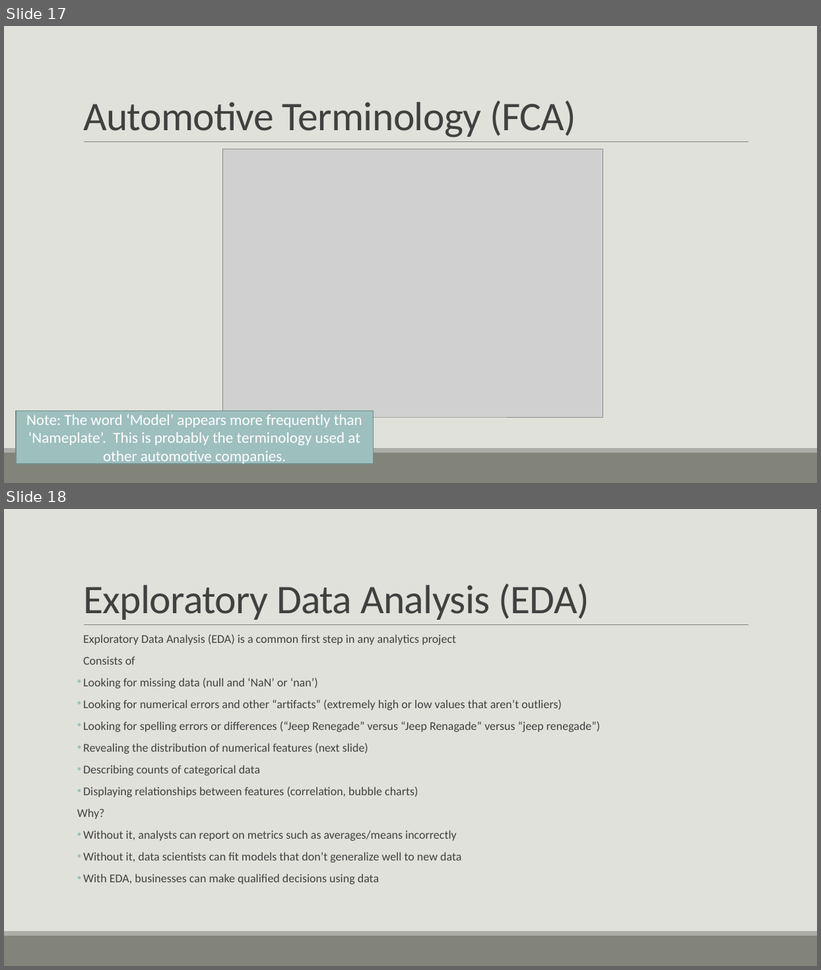
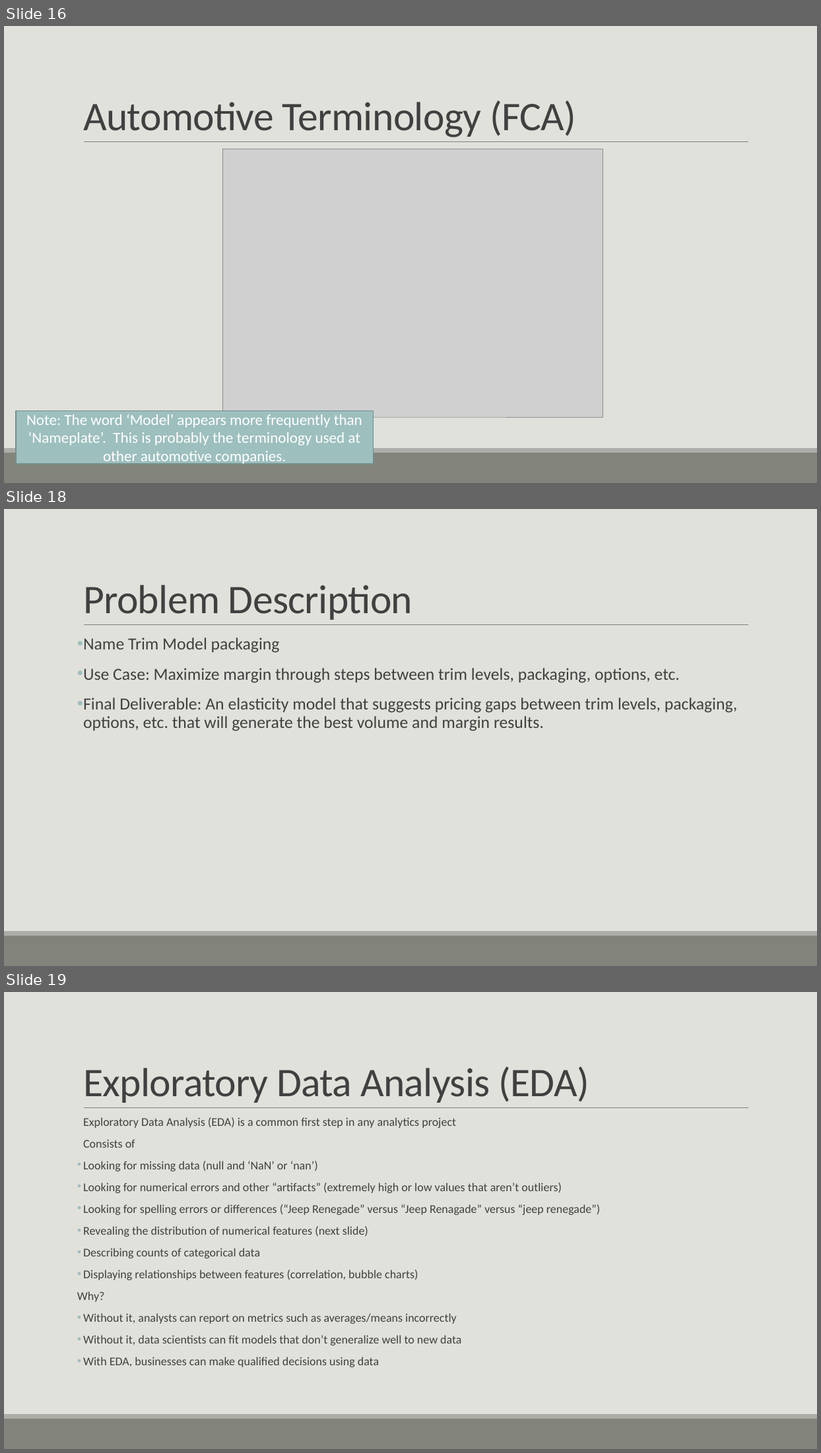
Before and after one commit to casey-whorton-waynestate/public-course-content, a slide deck: Wayne State Course.pptx. Shown one above the other, each under a label of ours: slides 17 and 18 before the commit, slides 16, 18 and 19 after it; the slides between them are not shown. The pictures are 821x970 and 821x1453 pixels, drawn with LibreOffice and Linux fonts; fonts in the diff are those of the drawing; grey boxes stand for pictures. Boxes give left, top, right and bottom in pixels: in the first picture for what was removed or moved away, otherwise in the second. Text is boxed around its words. In the diff, an @@ line names an element or a change of style, - is before the commit and + after.

```diff
--- a/Wayne State Course.pptx
+++ b/Wayne State Course.pptx
@@ slide 18 added at (4,509,817,966), background #E1E1DB; not listed: 3 template elements that a slide beside it also shows @@
@@ title added at (83,585,413,620), 48 pt, text #404040 @@
+Problem Description
@@ text added at (83,638,737,731), 20 pt, text #404040 @@
+• Name Trim Model packaging
+• Use Case: Maximize margin through steps between trim levels, packaging, options, etc.
+• Final Deliverable: An elasticity model that suggests pricing gaps between trim levels, packaging, options, etc. that will generate the best volume and margin results.
@@ what was slide 17 is now slide 16 @@
@@ what was slide 18 is now slide 19 @@
```
Also in this commit, not shown: 1 slide changed, 1 other slide added, 1 slide removed.
